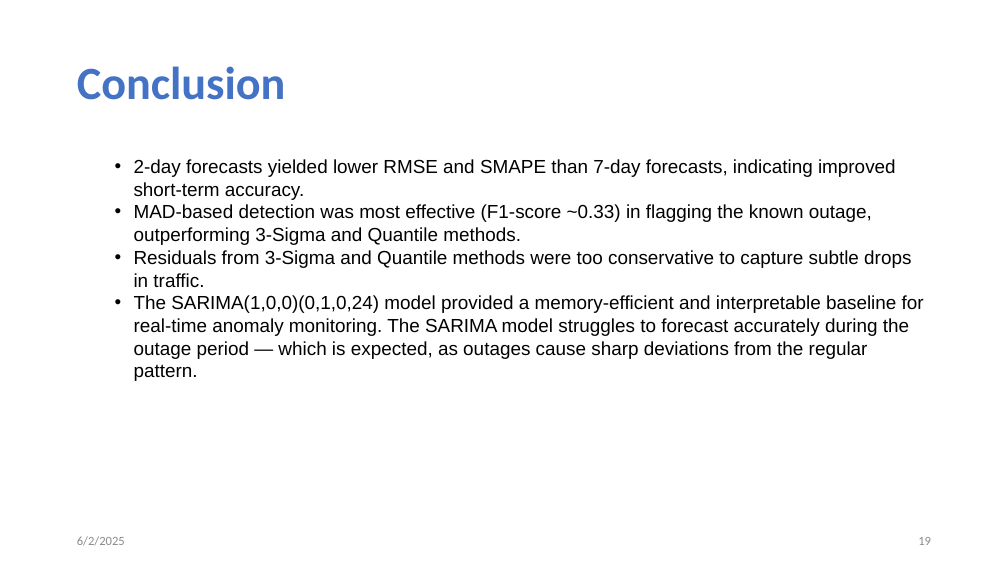
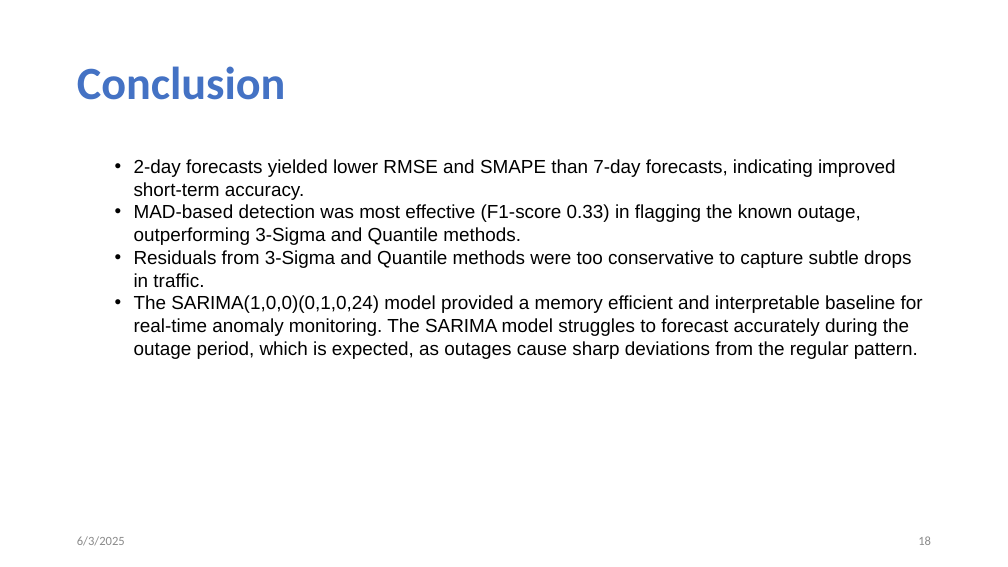
Before and after one commit to tanjilaahmed2/cesnet-anomaly-detection, a slide deck: slide 18 of LBNL Panel Interview_Tanjila.pptm (slide 19 before the commit). Drawn at 1008x567 pixels with LibreOffice and Linux fonts; fonts in the diff are those of the drawing. Boxes give left, top, right and bottom in pixels: in the first picture for what was removed or moved away, otherwise in the second. Text is boxed around its words. In the diff, an @@ line names an element or a change of style, - is before the commit and + after.

Commit message:
Updated PPT

```diff
--- a/LBNL Panel Interview_Tanjila.pptm
+++ b/LBNL Panel Interview_Tanjila.pptm
@@ text at [134,204,861,245]: text changed @@
-  • MAD-based detection was most effective (F1-score ~0.33) in flagging the known outage, outperforming 3-Sigma and Quantile methods.
+  • MAD-based detection was most effective (F1-score 0.33) in flagging the known outage, outperforming 3-Sigma and Quantile methods.
@@ text at [134,295,923,359]: text changed @@
-  • The SARIMA(1,0,0)(0,1,0,24) model provided a memory-efficient and interpretable baseline for real-time anomaly monitoring. The SARIMA model struggles to forecast accurately during the outage period — which is expected, as outages cause sharp deviations from the regular pattern.
+  • The SARIMA(1,0,0)(0,1,0,24) model provided a memory efficient and interpretable baseline for real-time anomaly monitoring. The SARIMA model struggles to forecast accurately during the outage period, which is expected, as outages cause sharp deviations from the regular pattern.
```
Also in this commit, not shown: 22 other slides changed, 7 slides removed.
